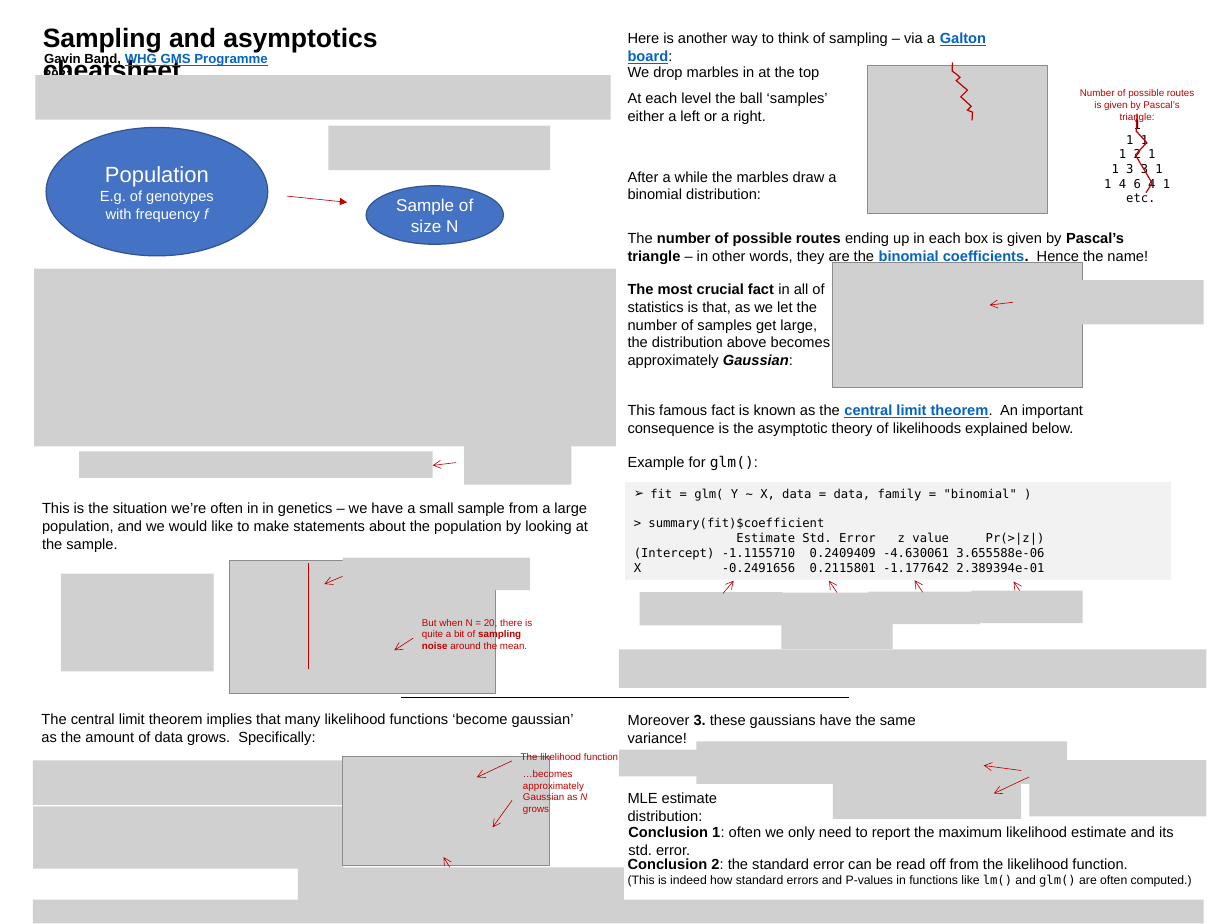
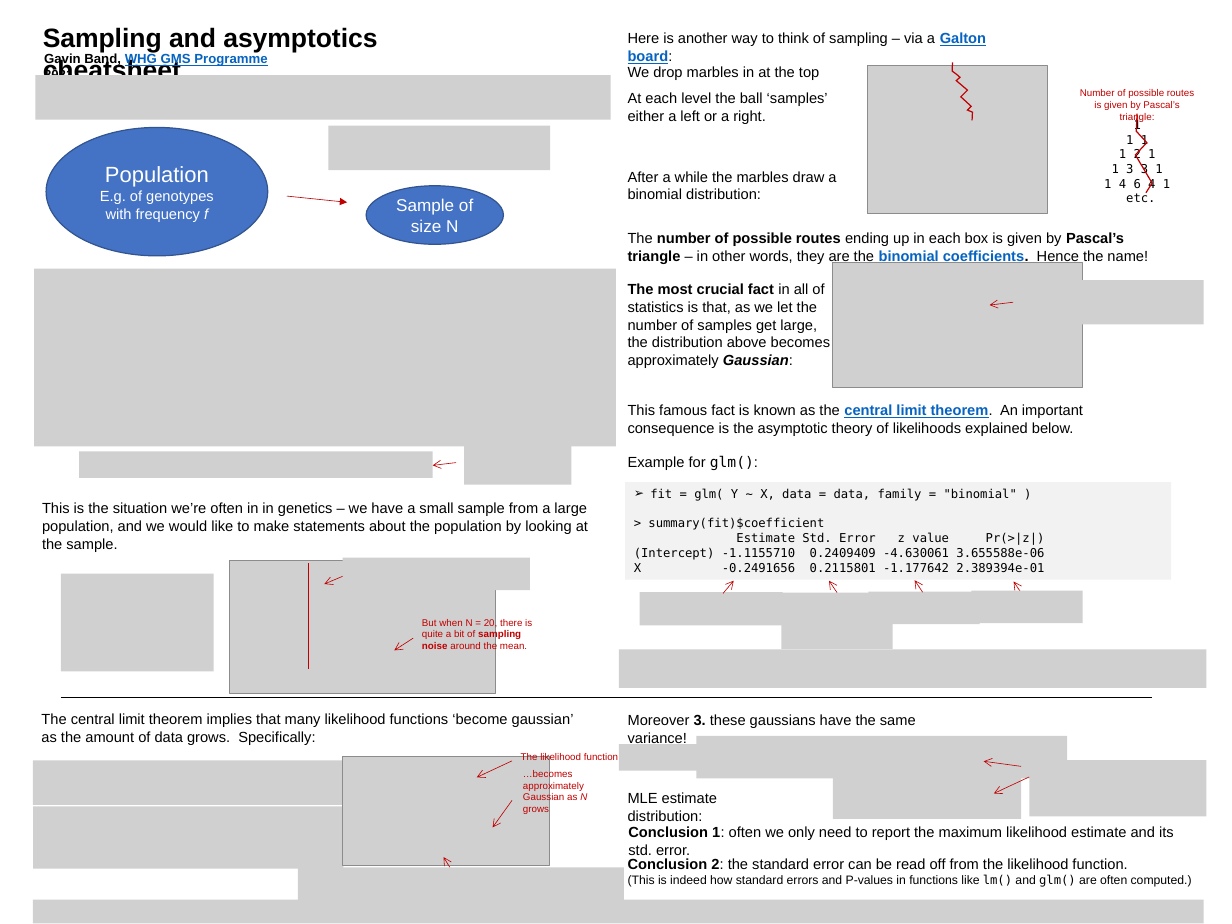
Before and after one commit to whg-training/statistics-course, a slide deck: slide 1 of Statistical_modelling/Introduction/notes/Sampling and asymptotics cheatsheet.pptx. Drawn at 1232x924 pixels with LibreOffice and Linux fonts; fonts in the diff are those of the drawing; grey boxes stand for pictures. Boxes give left, top, right and bottom in pixels: in the first picture for what was removed or moved away, otherwise in the second. Text is boxed around its words. In the diff, an @@ line names an element or a change of style, - is before the commit and + after.

```diff
--- a/Statistical_modelling/Introduction/notes/Sampling and asymptotics cheatsheet.pptx
+++ b/Statistical_modelling/Introduction/notes/Sampling and asymptotics cheatsheet.pptx
@@ line moved from (401, 697) - (849, 697) to (61, 697) - (1152, 697) @@
@@ 2 pictures, 1 arrow: place and size @@
-2 pictures, 1 arrow at [619, 742, 1067, 784]
+2 pictures, 1 arrow at [619, 736, 1067, 778]
```
Also in this commit, not shown: 1 other file.
